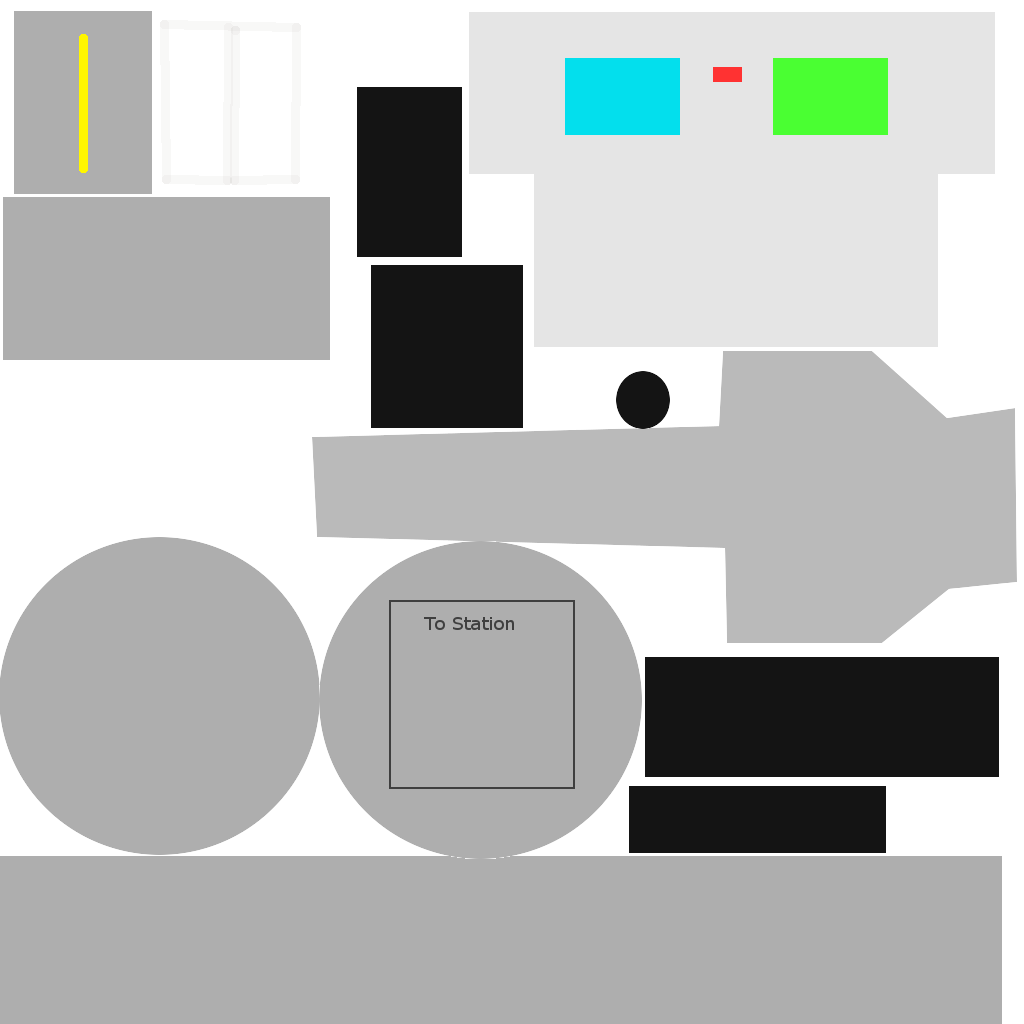
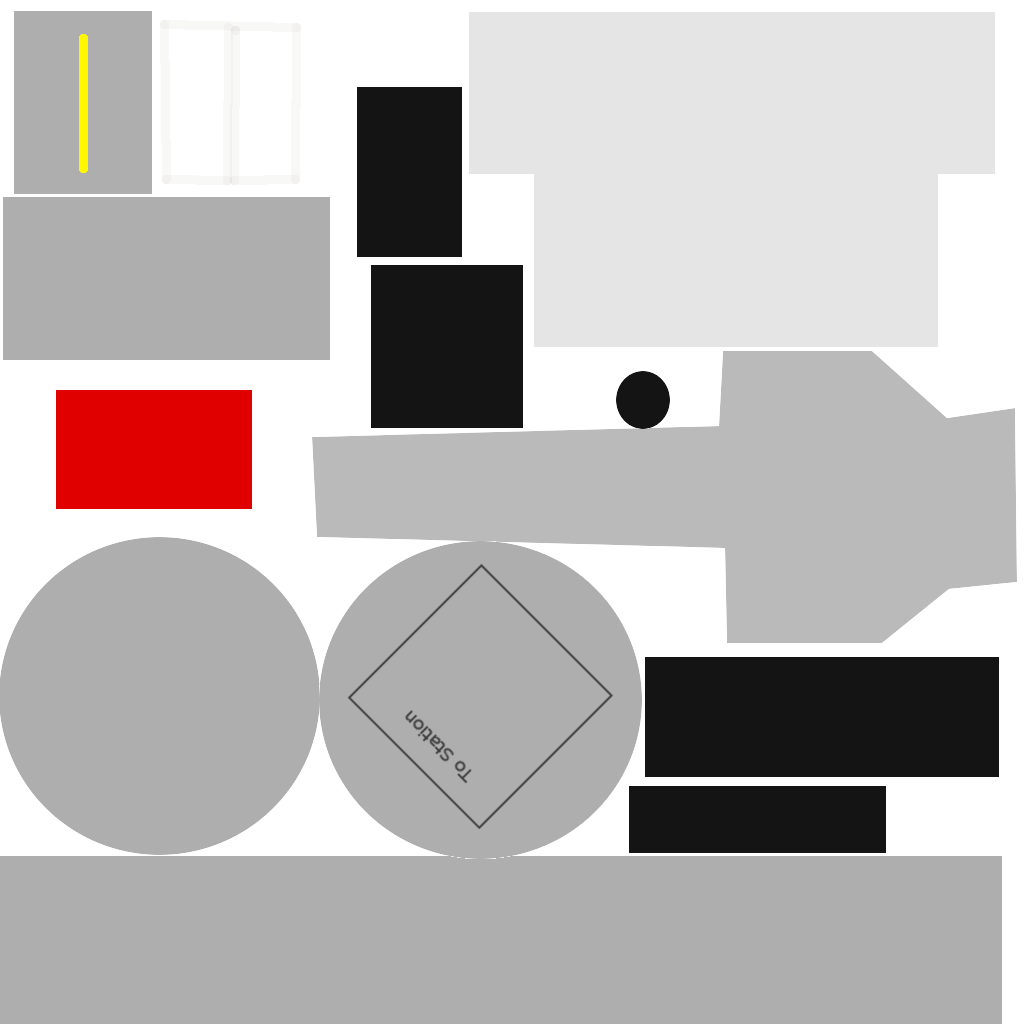
Before/after of a w=1024, h=1024 layered artwork. What changed in the layer stack:
removed layer "To Station" over [424, 617, 514, 630]
painted on "Effekte" over [347, 58, 888, 830]
painted on "Texture" over [56, 390, 252, 509]
